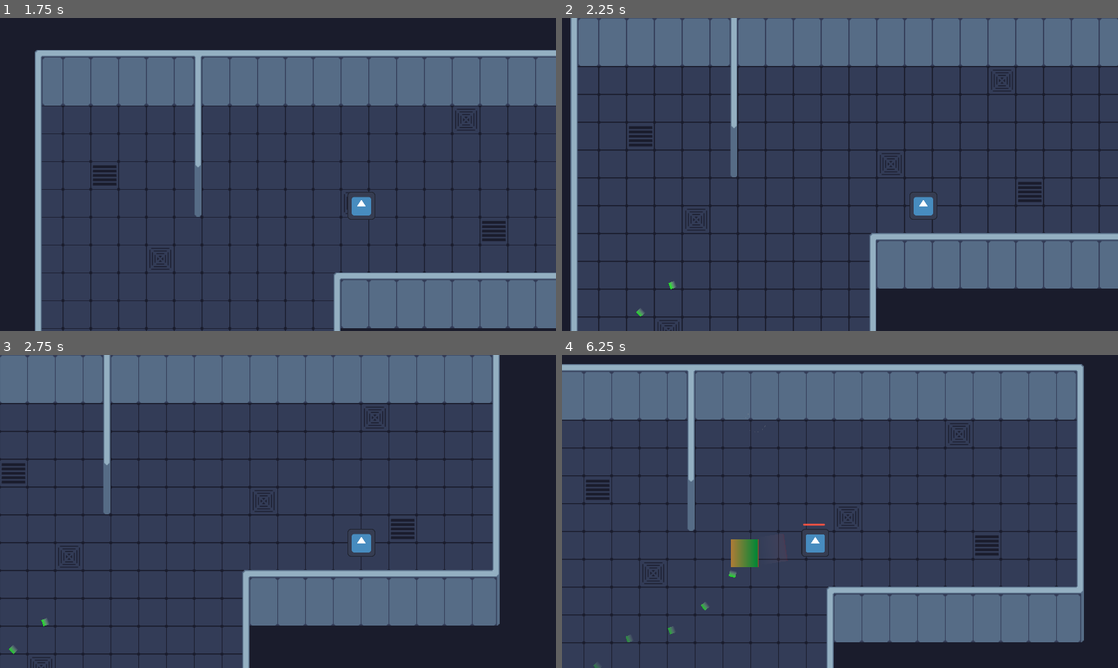
Above: before the commit, frames 1-4 (two rows, left to right).
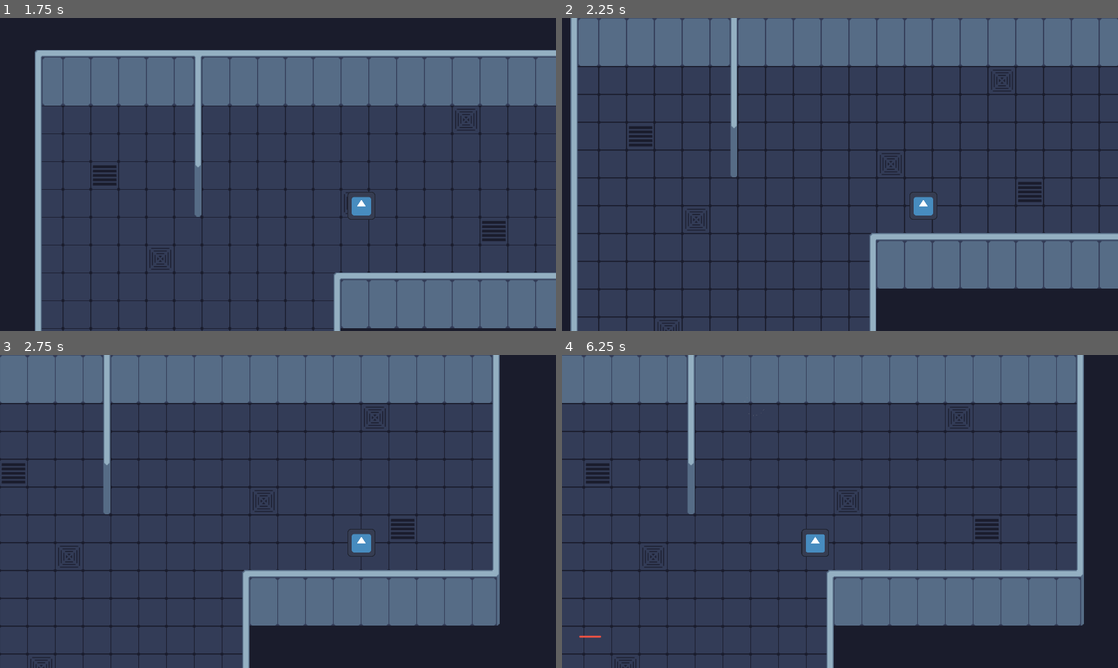
Above: after the commit, the same moments.

Repository: DarrylBD99/Game-Off-2023
Game: Godot game, scene res://Scenes/Levels/LevelTest.tscn
Two runs of this game, one before a commit and one after it. Both use one fixed random seed, a clock stepped at 60 frames per second and the inputs below. The engine's default icon, where the game draws it, is replaced by a stand-in: a white triangle on a blue panel in a dark square.
Inputs (mouse positions are in pixels of both pictures, inside the frame that each line leads up to):
- Up to frame 1 (1.75 s): tap Enter at 0.5 s; move the mouse to (400, 158) at 0.52 s; hold D (player_right) 0.53-1.28 s; hold Q (player_ability) 0.53-1.28 s; move the mouse to (166, 190) at 1.27 s; hold S (player_down) from 1.28 s (still down); click (166, 190) at 1.35 s
- Up to frame 2 (2.25 s): move the mouse to (895, 105) at 2.02 s; release S (player_down) at 2.03 s; hold D (player_right) from 2.03 s (still down); hold Q (player_ability) from 2.03 s (still down)
- Up to frame 3 (2.75 s): keep holding D (player_right); keep holding Q (player_ability)
- Up to frame 4 (6.25 s): move the mouse to (812, 574) at 2.77 s; release D (player_right) at 2.78 s; release Q (player_ability) at 2.78 s; hold W (player_up) 2.78-3.53 s; click (812, 574) at 2.85 s; move the mouse to (1006, 558) at 3.52 s; hold Q (player_ability) 3.53-4.28 s; hold A (player_left) 3.53-5.03 s; move the mouse to (673, 464) at 4.27 s; click (673, 464) at 4.35 s; move the mouse to (867, 511) at 5.02 s; hold S (player_down) 5.03-5.78 s; hold Q (player_ability) 5.03-5.78 s; move the mouse to (756, 433) at 5.77 s; hold D (player_right) from 5.78 s (still down); click (756, 433) at 5.85 s

Frame 1 is identical in both runs. In frame 2, less than 0.1% of the frame differs, in the area x 13-21%, y 84-96%; in frame 3, less than 0.1%; in frame 4, 21%, in the area x 0-94%, y 0-100%.

Commit message:
added aggro range

Diff:
--- a/Scenes/Objects/Entity/turret.tscn
+++ b/Scenes/Objects/Entity/turret.tscn
@@ -45,7 +45,6 @@
 barrel = NodePath("Barrel")
 barrel_end = NodePath("Barrel/BarrelEnd")
 rotate_timer = NodePath("RotateTimer")
-speed = null
 fire_rate = 0.5
 action_state_manager = NodePath("Action Manager")
 size_state_manager = NodePath("Size State Manager")
--- a/Scripts/Entity/NPC/Dasher/States/DASHER_DASH.gd
+++ b/Scripts/Entity/NPC/Dasher/States/DASHER_DASH.gd
@@ -6,7 +6,7 @@
 var ghost_scene : PackedScene = preload("res://Scenes/Objects/ghost_sprite.tscn")
 
 func is_ready() -> bool:
-	if not GameManager.target:
+	if not entity.target:
 		return false
 
 	return entity.target_distance < target_range
@@ -14,7 +14,7 @@
 func start():
 	super.start()
 
-	if (GameManager.target):
+	if (entity.target):
 		DashMotion.play(entity, entity.target_direction)
 
 func physics_process(delta : float) -> State:
--- a/Scripts/Entity/NPC/NPC.gd
+++ b/Scripts/Entity/NPC/NPC.gd
@@ -1,7 +1,10 @@
 extends Entity
 class_name NPC
 
+@export var aggro_range : float = 300
 @export var debug_path = false
+
+var target: Entity
 
 var target_direction : Vector2
 var target_distance : float
@@ -20,22 +23,34 @@
 				1)
 
 func _physics_process(delta):
-	if GameManager.target :
-		var target_position = GameManager.target.global_position
-		var current_agent_position = global_position
-		var difference = target_position - current_agent_position
+	update_sensor()
+	update_target()
+	update_navigation()
+
+	queue_redraw()
+	super._physics_process(delta)
+
+func update_sensor():
+	target = null
+	if (GameManager.player):
+		var distance = global_position.distance_to(GameManager.player.global_position)
+		if (distance <= aggro_range):
+			target = GameManager.player
+
+func update_target():
+	if target:
+		var target_position = target.global_position
+		var difference = target_position - global_position
 		target_direction = difference.normalized()
 		target_distance = difference.length()
 
-		if (GameManager.grid_navmesh):
-			var path  = GameManager.grid_navmesh.generate_path(
-				current_agent_position,
-				target_position)
+func update_navigation():
+	if GameManager.grid_navmesh && target:
+		var path  = GameManager.grid_navmesh.generate_path(
+			global_position,
+			target.global_position)
 
-			if (path.size() > 0):
-				current_path = path
-				navigation_position = current_path[1]
-				navigation_direction = (navigation_position - current_agent_position).normalized()
-
-	queue_redraw()
-	super._physics_process(delta)
+		if (path.size() > 0):
+			current_path = path
+			navigation_position = current_path[1]
+			navigation_direction = (navigation_position - global_position).normalized()
--- a/Scripts/Entity/NPC/SharedStates/STATE_ANIMATION.gd
+++ b/Scripts/Entity/NPC/SharedStates/STATE_ANIMATION.gd
@@ -23,8 +23,8 @@
 			animationPlayer.animation_finished.disconnect(_on_animation_finished)
 
 func physics_process(_delta : float) -> State:
-	if (melee_attack_node and GameManager.target):
-		melee_attack_node.look_at(GameManager.target.global_position)
+	if (melee_attack_node and entity.target):
+		melee_attack_node.look_at(entity.target.global_position)
 
 	if (isAnimationComplete):
 		return next_state
--- a/Scripts/Entity/NPC/SharedStates/STATE_MOVE.gd
+++ b/Scripts/Entity/NPC/SharedStates/STATE_MOVE.gd
@@ -5,7 +5,7 @@
 @export var target_range : float
 
 func is_ready() -> bool:
-	if not GameManager.target:
+	if not entity.target:
 		return false
 
 	return entity.target_distance > target_range
@@ -14,7 +14,7 @@
 	entity.velocity = Vector2(0, 0)
 
 func physics_process(_delta : float) -> State:
-	if not GameManager.target:
+	if not entity.target:
 		return null
 
 	if (entity.target_distance <= target_range):
--- a/Scripts/Entity/NPC/Silent/States/INVISIBLE.gd
+++ b/Scripts/Entity/NPC/Silent/States/INVISIBLE.gd
@@ -11,11 +11,8 @@
 	visuals.show()
 
 func physics_process(_delta : float) -> State:
-	if (!GameManager.target):
-		return next_state;
-
 	# if we are close do an attack
-	if (entity.target_distance <= attack_range):
+	if (entity.target && entity.target_distance <= attack_range):
 		return next_state;
 
 	return null
--- a/Scripts/Entity/NPC/Silent/States/MOVE.gd
+++ b/Scripts/Entity/NPC/Silent/States/MOVE.gd
@@ -12,7 +12,7 @@
 	foostep_timer = 0
 
 func physics_process(_delta : float) -> State:
-	if not GameManager.target:
+	if not entity.target:
 		return null
 
 	foostep_timer += _delta;
--- a/Scripts/Entity/NPC/Turret/States/ATTACK.gd
+++ b/Scripts/Entity/NPC/Turret/States/ATTACK.gd
@@ -19,16 +19,16 @@
 	range_bool = entity.target_distance < target_range
 	block_bool = entity.AimRayCast.is_colliding()
 
-	return range_bool and not block_bool and GameManager.target
+	return range_bool and not block_bool and entity.target
 
 func physics_process(delta : float) -> State:
 	range_bool = entity.target_distance < target_range
 	block_bool = entity.AimRayCast.is_colliding()
 
-	if not GameManager.target:
+	if not entity.target:
 		return idle
 
-	var pos : Vector2 = GameManager.target.global_position - entity.global_position
+	var pos : Vector2 = entity.target.global_position - entity.global_position
 	var adjacent : float = pos.x
 	var opposite : float = pos.y
 
@@ -37,7 +37,7 @@
 	entity.barrel.rotation = lerp_angle(entity.barrel.rotation, rotate_to, delta * 10)
 
 	if entity.can_fire:
-		entity.shoot_bullet(entity.bullet_scene, entity.barrel_end.global_position, GameManager.target.global_position)
+		entity.shoot_bullet(entity.bullet_scene, entity.barrel_end.global_position, entity.target.global_position)
 
 		audio_stream_player.play()
 
--- a/Scripts/Entity/NPC/Turret/turret.gd
+++ b/Scripts/Entity/NPC/Turret/turret.gd
@@ -8,8 +8,8 @@
 @onready var bullet_scene : PackedScene = preload("res://Scenes/Objects/bullet.tscn")
 
 func _physics_process(delta):
-	if GameManager.target:
-		AimRayCast.target_position = GameManager.target.global_position - global_position
+	if target:
+		AimRayCast.target_position = target.global_position - global_position
 
 	super._physics_process(delta)
 
--- a/Scripts/Entity/Player/Player.gd
+++ b/Scripts/Entity/Player/Player.gd
@@ -8,7 +8,7 @@
 
 func _ready():
 	bullet_scene = preload("res://Scenes/Objects/bullet.tscn")
-	GameManager.target = self
+	GameManager.player = self
 
 	attack_1_sfx = AudioStreamPlayer.new()
 	attack_1_sfx.set_stream(GameManager.attack_1_audio)
@@ -40,4 +40,4 @@
 
 func _notification(what):
 	if what == NOTIFICATION_PREDELETE:
-		GameManager.target = null
+		GameManager.player = null
--- a/Scripts/Misc/GameManager.gd
+++ b/Scripts/Misc/GameManager.gd
@@ -15,7 +15,7 @@
 var ability_bool : bool = false
 var in_game : bool = true
 
-var target : Entity
+var player : Entity
 var camera : Camera2D
 
 var grid_navmesh : GridNavmesh
Not shown: 2 places in Scenes/Levels/LevelTest.tscn that only renumber resources
